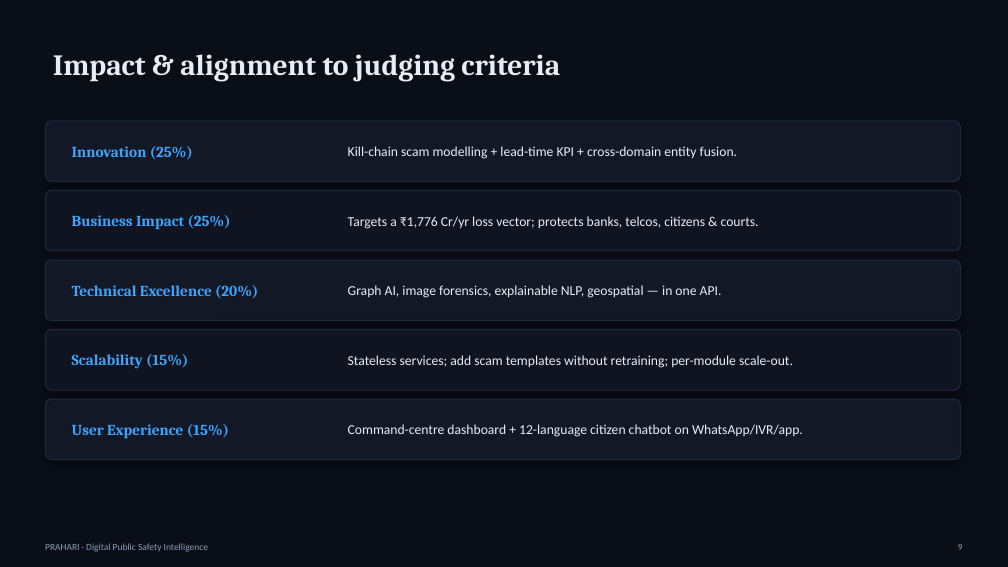
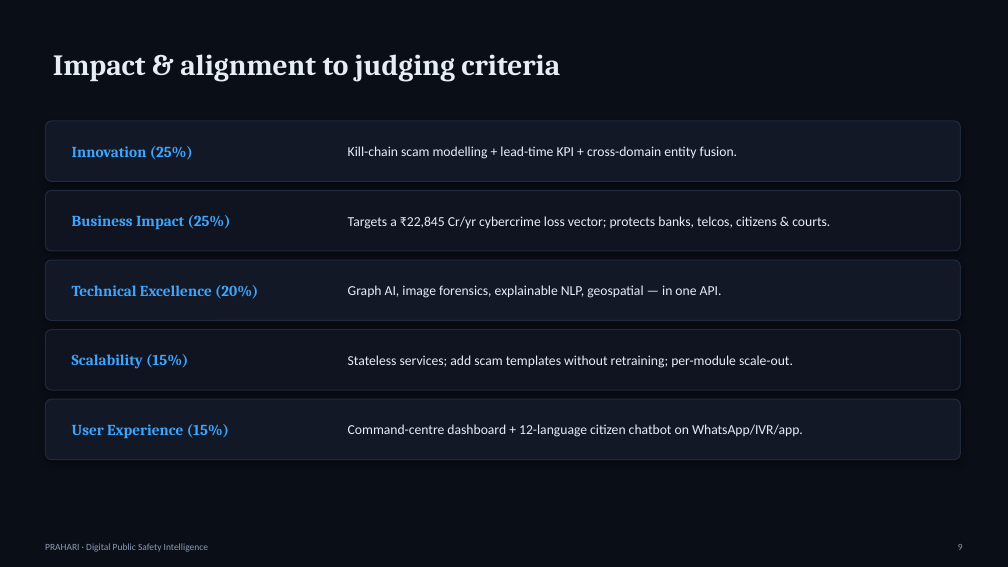
Before and after one commit to Ravianshu19/AI-for-Digital-Public-Safety, a slide deck: slide 9 of docs/Prahari_Pitch_Deck.pptx. Drawn at 1008x567 pixels with LibreOffice and Linux fonts; fonts in the diff are those of the drawing. Boxes give left, top, right and bottom in pixels: in the first picture for what was removed or moved away, otherwise in the second. Text is boxed around its words. In the diff, an @@ line names an element or a change of style, - is before the commit and + after.

```diff
--- a/docs/Prahari_Pitch_Deck.pptx
+++ b/docs/Prahari_Pitch_Deck.pptx
@@ text at [348,216,830,229]: text changed @@
-Targets a ₹1,776 Cr/yr loss vector; protects banks, telcos, citizens & courts.
+Targets a ₹22,845 Cr/yr cybercrime loss vector; protects banks, telcos, citizens & courts.
```
Also in this commit, not shown: 1 other slide changed, 16 other files.
